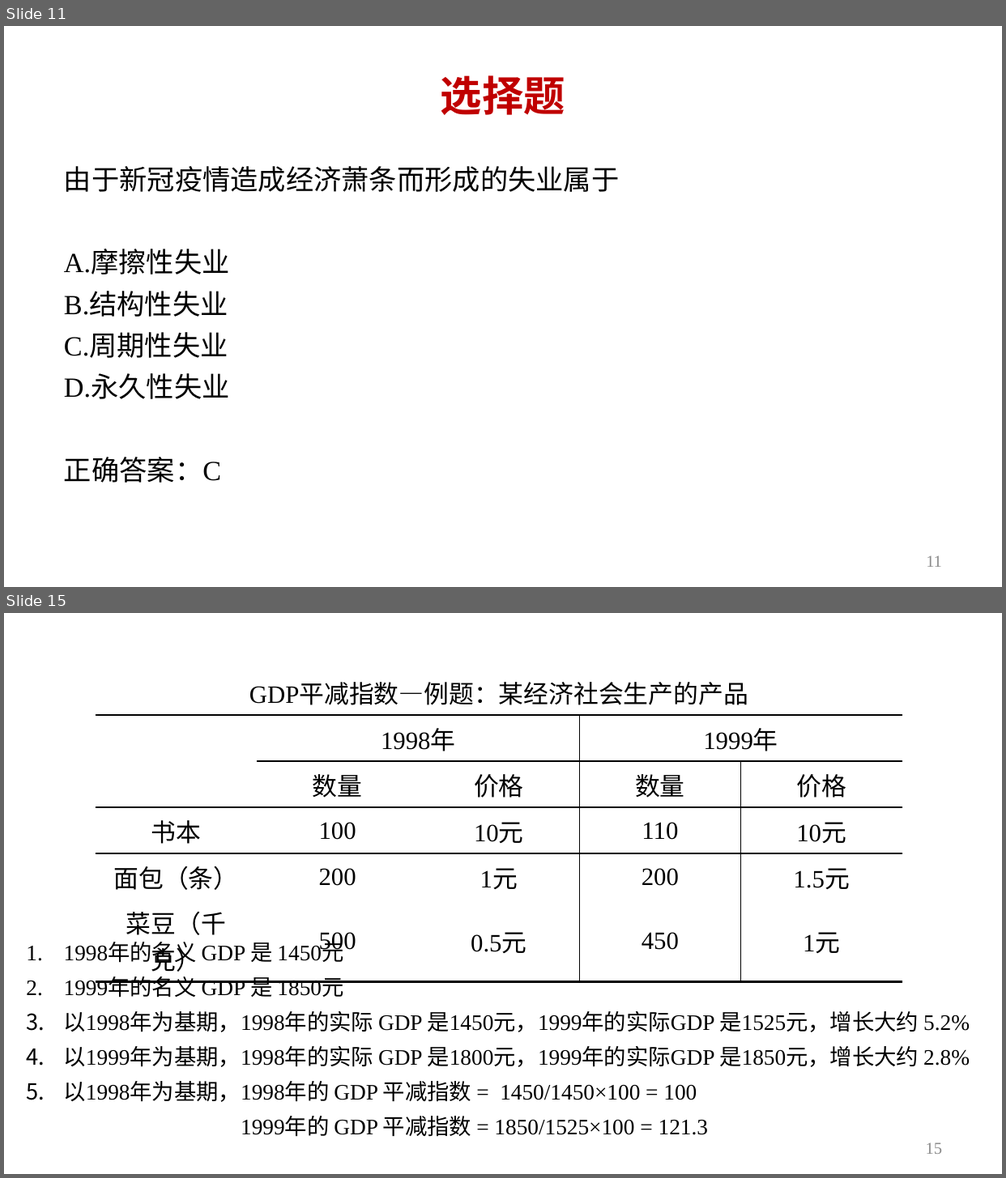
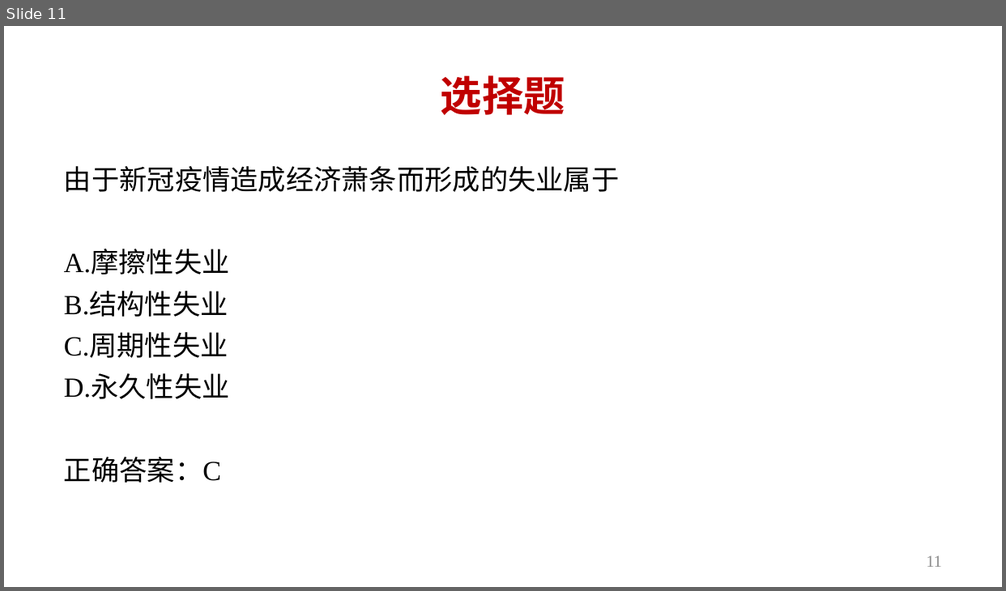
Before and after one commit to AlbertLei/macro23, a slide deck: content/slides/ch9-review.pptx. Shown one above the other, each under a label of ours: slides 11 and 15 before the commit, slide 11 after it; the slides between them are not shown. The pictures are 1006x1178 and 1006x591 pixels, drawn with LibreOffice and Linux fonts; fonts in the diff are those of the drawing. Boxes give left, top, right and bottom in pixels: in the first picture for what was removed or moved away, otherwise in the second. Text is boxed around its words. In the diff, an @@ line names an element or a change of style, - is before the commit and + after.

```diff
--- a/content/slides/ch9-review.pptx
+++ b/content/slides/ch9-review.pptx
@@ slide 15 removed at [4,613,1002,1174], background #FFFFFF @@
@@ table removed at [96,669,904,975], 6 rows, 5 columns @@
-GDP平减指数—例题：某经济社会生产的产品 |  |  |  | 
- | 1998年 |  | 1999年 | 
- | 数量 | 价格 | 数量 | 价格
-书本 | 100 | 10元 | 110 | 10元
-面包（条） | 200 | 1元 | 200 | 1.5元
-菜豆（千克） | 500 | 0.5元 | 450 | 1元
@@ text removed at [64,943,970,1137] @@
-1. 1998年的名义 GDP 是 1450元
-2. 1999年的名义 GDP 是 1850元
-3. 以1998年为基期，1998年的实际 GDP 是1450元，1999年的实际GDP 是1525元，增长大约 5.2%
-4. 以1999年为基期，1998年的实际 GDP 是1800元，1999年的实际GDP 是1850元，增长大约 2.8%
-5. 以1998年为基期，1998年的 GDP 平减指数 = 1450/1450×100 = 100
-6. 以1998年为基期，1999年的 GDP 平减指数 = 1850/1525×100 = 121.3
@@ page number removed at [926,1143,942,1154] @@
-15
```
Also in this commit, not shown: 3 other slides removed, 7 other files.
